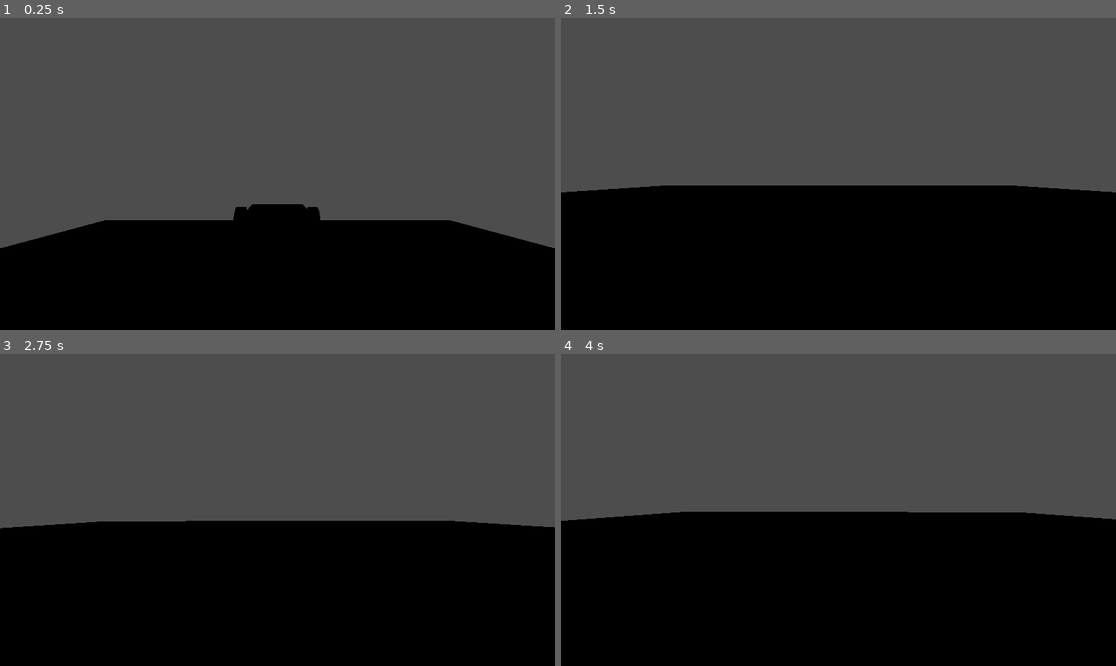
Above: before the commit, frames 1-4 (two rows, left to right).
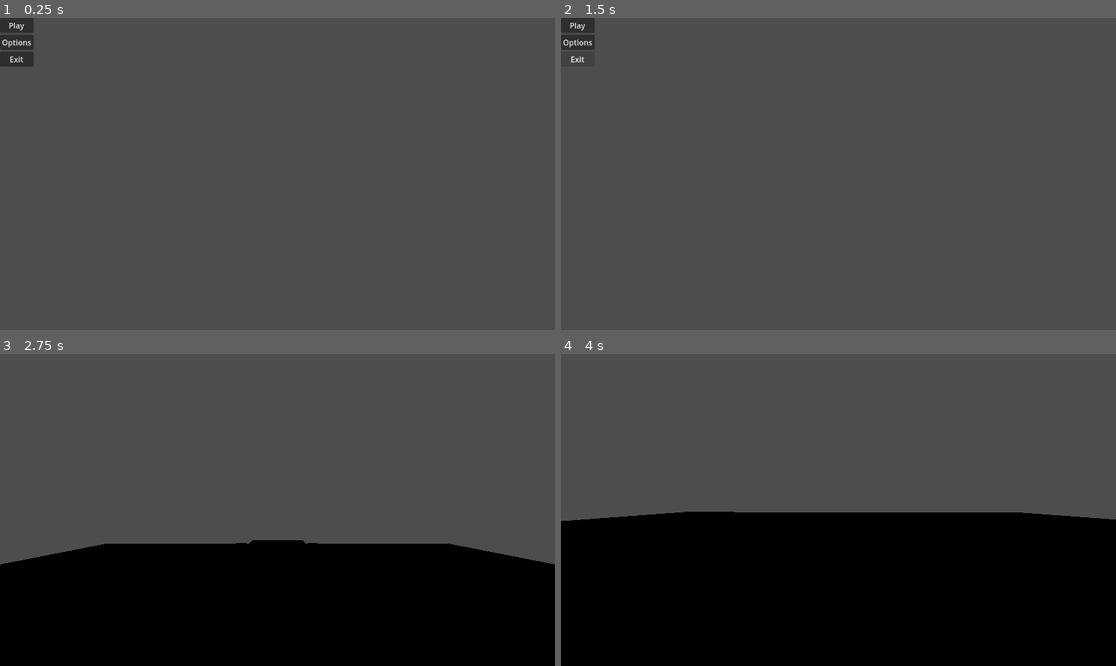
Above: after the commit, the same moments.

Repository: Aadniz/pqcrg
Game: Godot game, scene res://main_menu.tscn
The game is run twice, just before and just after one commit, with the same random seed, the same clock (stepped at 60 frames per second) and the same inputs. Before the commit the project starts from res://node_3d.tscn.
Inputs (mouse positions are in pixels of both pictures, inside the frame that each line leads up to):
- Up to frame 1 (0.25 s): no input
- Up to frame 2 (1.5 s): click (577, 42) at 0.5 s, where only the run after the commit has a clickable "Options"; click (572, 24) at 1.25 s, where only the run after the commit has a clickable "Back"
- Up to frame 3 (2.75 s): click (16, 360) at 2 s, where only the run after the commit has a clickable "Play"
- Up to frame 4 (4 s): hold D (right) 2.78-3.53 s; hold S (backward) from 3.53 s (still down)

The runs differ from the first frame. In frame 1, 35% of the frame differs, in the area x 0-100%, y 0-100%; in frame 2, 46%; in frame 3, 8.0%; in frame 4, 0.1%.

Commit message:
Added main menu, renamed files

Diff:
--- /dev/null
+++ b/prototypegame/game.gd
@@ -0,0 +1,13 @@
+extends Node3D
+
+func _input(event):
+	if event.is_action_pressed("menu"):
+		get_tree().change_scene_to_file("res://main_menu.tscn")
+# Called when the node enters the scene tree for the first time.
+func _ready():
+	pass # Replace with function body.
+
+
+# Called every frame. 'delta' is the elapsed time since the previous frame.
+func _process(delta):
+	pass
--- a/prototypegame/node_3d.tscn
+++ b/prototypegame/game.tscn
@@ -1,6 +1,7 @@
-[gd_scene load_steps=8 format=3 uid="uid://bkcgkr3bw3qdv"]
+[gd_scene load_steps=9 format=3 uid="uid://bkcgkr3bw3qdv"]
 
-[ext_resource type="Script" path="res://car.gd" id="1_6o0nh"]
+[ext_resource type="Script" path="res://game.gd" id="1_i6f0p"]
+[ext_resource type="Script" path="res://car.gd" id="2_cvreh"]
 
 [sub_resource type="BoxMesh" id="BoxMesh_5tlra"]
 size = Vector3(50, 1, 50)
@@ -25,6 +26,7 @@
 radial_segments = 12
 
 [node name="game" type="Node3D"]
+script = ExtResource("1_i6f0p")
 
 [node name="ground" type="MeshInstance3D" parent="."]
 mesh = SubResource("BoxMesh_5tlra")
--- /dev/null
+++ b/prototypegame/main_menu.gd
@@ -0,0 +1,14 @@
+extends Control
+
+
+
+func _on_play_pressed():
+	get_tree().change_scene_to_file("res://game.tscn")
+
+
+func _on_options_pressed():
+	get_tree().change_scene_to_file("res://options_menu.tscn")
+
+
+func _on_exit_pressed():
+	get_tree().quit()
--- /dev/null
+++ b/prototypegame/main_menu.tscn
@@ -0,0 +1,36 @@
+[gd_scene load_steps=2 format=3 uid="uid://fnos7msfbvym"]
+
+[ext_resource type="Script" path="res://main_menu.gd" id="1_o4thk"]
+
+[node name="menu" type="Control"]
+layout_mode = 3
+anchors_preset = 15
+anchor_right = 1.0
+anchor_bottom = 1.0
+grow_horizontal = 2
+grow_vertical = 2
+script = ExtResource("1_o4thk")
+
+[node name="MarginContainer" type="MarginContainer" parent="."]
+layout_mode = 0
+offset_right = 40.0
+offset_bottom = 40.0
+
+[node name="VBoxContainer" type="VBoxContainer" parent="MarginContainer"]
+layout_mode = 2
+
+[node name="Play" type="Button" parent="MarginContainer/VBoxContainer"]
+layout_mode = 2
+text = "Play"
+
+[node name="Options" type="Button" parent="MarginContainer/VBoxContainer"]
+layout_mode = 2
+text = "Options"
+
+[node name="Exit" type="Button" parent="MarginContainer/VBoxContainer"]
+layout_mode = 2
+text = "Exit"
+
+[connection signal="pressed" from="MarginContainer/VBoxContainer/Play" to="." method="_on_play_pressed"]
+[connection signal="pressed" from="MarginContainer/VBoxContainer/Options" to="." method="_on_options_pressed"]
+[connection signal="pressed" from="MarginContainer/VBoxContainer/Exit" to="." method="_on_exit_pressed"]
--- /dev/null
+++ b/prototypegame/menu.tscn
@@ -0,0 +1,36 @@
+[gd_scene load_steps=2 format=3 uid="uid://c5uaq2pxdqn0"]
+
+[ext_resource type="Script" path="res://main_menu.gd" id="1_cvdgj"]
+
+[node name="menu" type="Control"]
+layout_mode = 3
+anchors_preset = 15
+anchor_right = 1.0
+anchor_bottom = 1.0
+grow_horizontal = 2
+grow_vertical = 2
+script = ExtResource("1_cvdgj")
+
+[node name="MarginContainer" type="MarginContainer" parent="."]
+layout_mode = 0
+offset_right = 40.0
+offset_bottom = 40.0
+
+[node name="VBoxContainer" type="VBoxContainer" parent="MarginContainer"]
+layout_mode = 2
+
+[node name="Play" type="Button" parent="MarginContainer/VBoxContainer"]
+layout_mode = 2
+text = "Play"
+
+[node name="Options" type="Button" parent="MarginContainer/VBoxContainer"]
+layout_mode = 2
+text = "Options"
+
+[node name="Exit" type="Button" parent="MarginContainer/VBoxContainer"]
+layout_mode = 2
+text = "Exit"
+
+[connection signal="pressed" from="MarginContainer/VBoxContainer/Play" to="." method="_on_play_pressed"]
+[connection signal="pressed" from="MarginContainer/VBoxContainer/Options" to="." method="_on_options_pressed"]
+[connection signal="pressed" from="MarginContainer/VBoxContainer/Exit" to="." method="_on_exit_pressed"]
--- /dev/null
+++ b/prototypegame/options_menu.gd
@@ -0,0 +1,4 @@
+extends Control
+
+func _on_back_pressed():
+	get_tree().change_scene_to_file("res://main_menu.tscn")
--- /dev/null
+++ b/prototypegame/options_menu.tscn
@@ -0,0 +1,26 @@
+[gd_scene load_steps=2 format=3 uid="uid://bn26ufywr70ws"]
+
+[ext_resource type="Script" path="res://options_menu.gd" id="1_km25g"]
+
+[node name="menu" type="Control"]
+layout_mode = 3
+anchors_preset = 15
+anchor_right = 1.0
+anchor_bottom = 1.0
+grow_horizontal = 2
+grow_vertical = 2
+script = ExtResource("1_km25g")
+
+[node name="MarginContainer" type="MarginContainer" parent="."]
+layout_mode = 0
+offset_right = 40.0
+offset_bottom = 40.0
+
+[node name="VBoxContainer" type="VBoxContainer" parent="MarginContainer"]
+layout_mode = 2
+
+[node name="Back" type="Button" parent="MarginContainer/VBoxContainer"]
+layout_mode = 2
+text = "Back"
+
+[connection signal="pressed" from="MarginContainer/VBoxContainer/Back" to="." method="_on_back_pressed"]
--- a/prototypegame/project.godot
+++ b/prototypegame/project.godot
@@ -11,7 +11,7 @@
 [application]
 
 config/name="PrototypeGame"
-run/main_scene="res://node_3d.tscn"
+run/main_scene="res://main_menu.tscn"
 config/features=PackedStringArray("4.2", "Forward Plus")
 config/icon="res://icon.svg"
 
@@ -37,3 +37,8 @@
 "events": [Object(InputEventKey,"resource_local_to_scene":false,"resource_name":"","device":-1,"window_id":0,"alt_pressed":false,"shift_pressed":false,"ctrl_pressed":false,"meta_pressed":false,"pressed":false,"keycode":0,"physical_keycode":68,"key_label":0,"unicode":100,"echo":false,"script":null)
 ]
 }
+menu={
+"deadzone": 0.5,
+"events": [Object(InputEventKey,"resource_local_to_scene":false,"resource_name":"","device":-1,"window_id":0,"alt_pressed":false,"shift_pressed":false,"ctrl_pressed":false,"meta_pressed":false,"pressed":false,"keycode":0,"physical_keycode":4194305,"key_label":0,"unicode":0,"echo":false,"script":null)
+]
+}
Not shown: 1 places in prototypegame/game.tscn that only renumber resources
